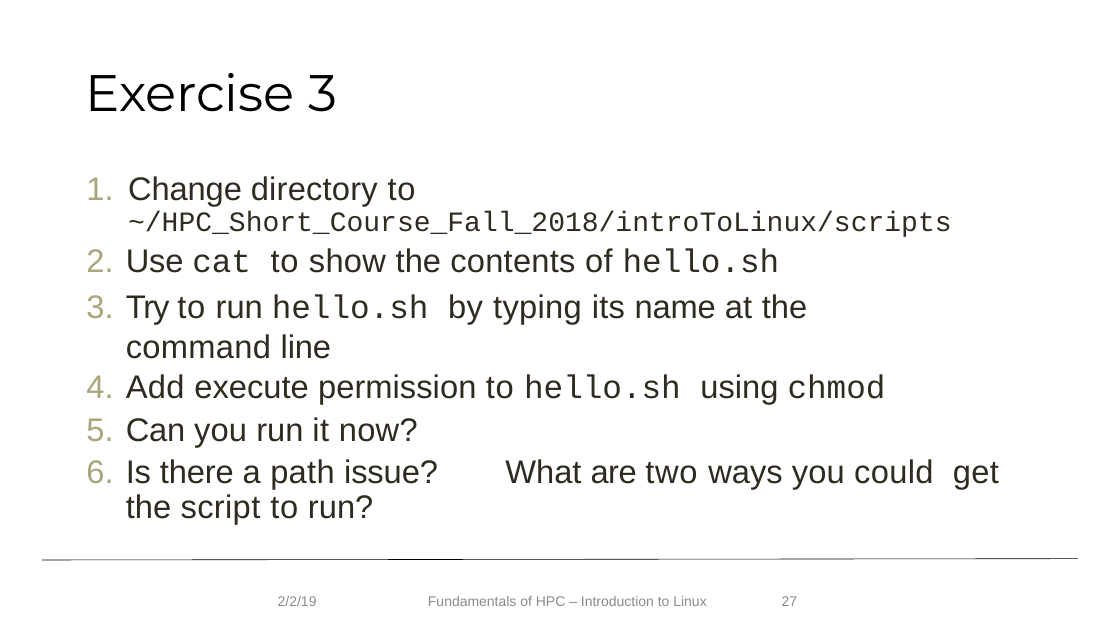
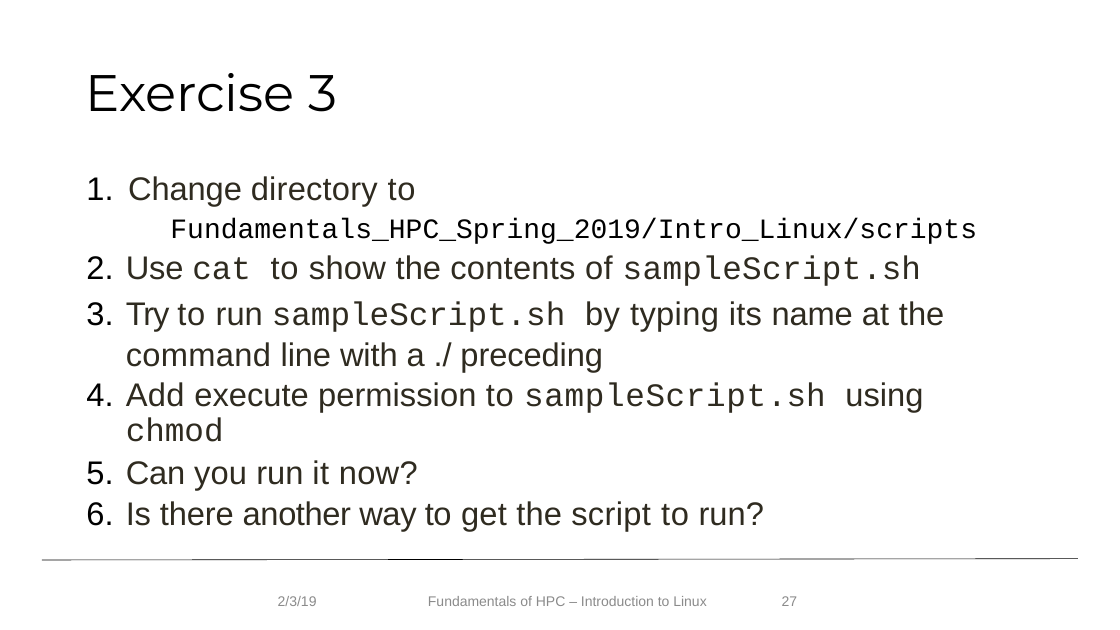
Before and after one commit to f1k4/Fundamentals_HPC_Spring_2019, a slide deck: slide 27 of IntroLinuxHPC19_spring_v2.pptx. Drawn at 1120x630 pixels with LibreOffice and Linux fonts; fonts in the diff are those of the drawing; background and template pictures are left out. Boxes give left, top, right and bottom in pixels: in the first picture for what was removed or moved away, otherwise in the second. Text is boxed around its words. In the diff, an @@ line names an element or a change of style, - is before the commit and + after.

Commit message:
Added PDF of Linux talk

```diff
--- a/IntroLinuxHPC19_spring_v2.pptx
+++ b/IntroLinuxHPC19_spring_v2.pptx
@@ text at bbox=[126, 176, 977, 442]: text changed @@
-1. Change directory to ~/HPC_Short_Course_Fall_2018/introToLinux/scripts
-2. Use cat to show the contents of hello.sh
-3. Try to run hello.sh by typing its name at the command line
-4. Add execute permission to hello.sh using chmod
+1. Change directory to
+Fundamentals_HPC_Spring_2019/Intro_Linux/scripts
+1. Use cat to show the contents of sampleScript.sh
+2. Try to run sampleScript.sh by typing its name at the command line with a ./ preceding
+3. Add execute permission to sampleScript.sh using chmod
@@ text at bbox=[126, 460, 418, 490]: bullet colour #A9A57C to #000000 @@
@@ text at bbox=[126, 501, 764, 531]: text changed @@
-6. Is there a path issue? What are two ways you could get the script to run?
+5. Is there another way to get the script to run?
```
Also in this commit, not shown: 26 other slides changed, 7 other files.
